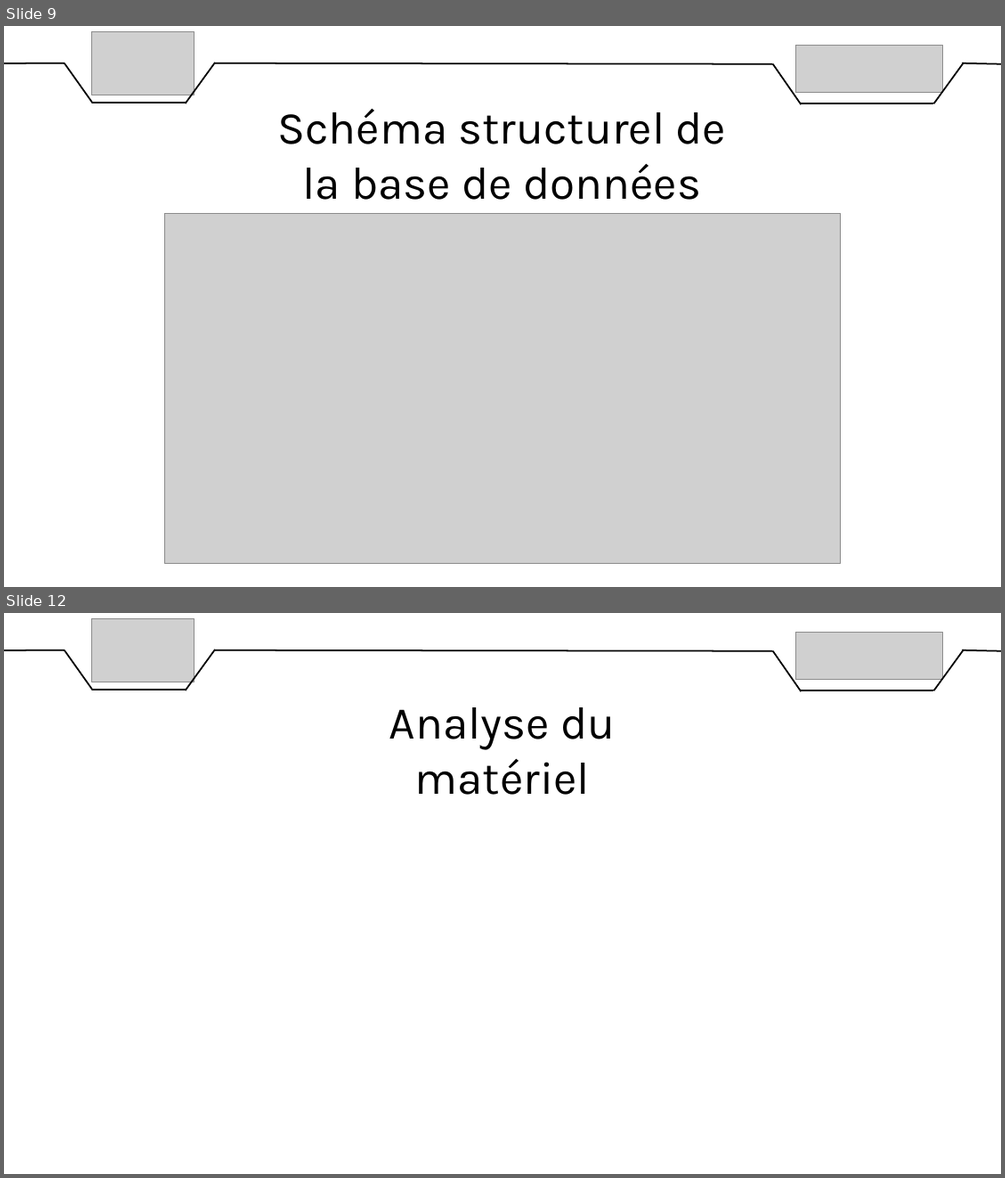
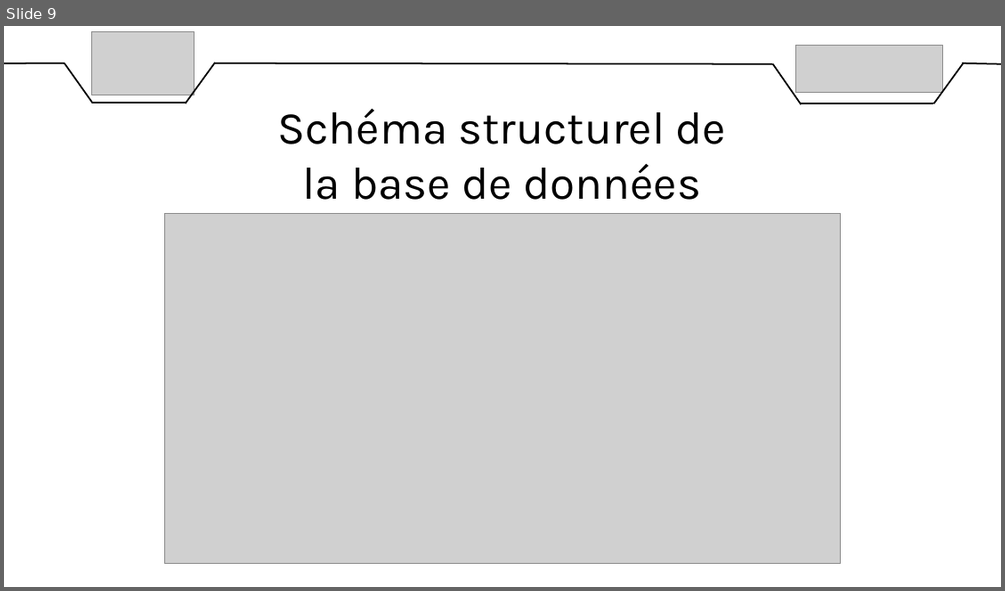
Before and after one commit to DylanChe/SupervisionSerre, a slide deck: oral_projet/revue_2/diaporama_revue_2_willy.pptx. Shown one above the other, each under a label of ours: slides 9 and 12 before the commit, slide 9 after it; the slides between them are not shown. The pictures are 1005x1178 and 1005x591 pixels, drawn with LibreOffice and Linux fonts; fonts in the diff are those of the drawing; grey boxes stand for pictures. Boxes give left, top, right and bottom in pixels: in the first picture for what was removed or moved away, otherwise in the second. Text is boxed around its words. In the diff, an @@ line names an element or a change of style, - is before the commit and + after.

```diff
--- a/oral_projet/revue_2/diaporama_revue_2_willy.pptx
+++ b/oral_projet/revue_2/diaporama_revue_2_willy.pptx
@@ slide 12 removed at [4, 613, 1001, 1174], background #FFFFFF @@
@@ picture removed at [91, 618, 194, 682] @@
@@ picture removed at [796, 633, 943, 679] @@
@@ line removed from (4, 650) to (65, 650) @@
@@ line removed from (65, 650) to (92, 690) @@
@@ line removed from (215, 649) to (185, 690) @@
@@ line removed from (214, 650) to (773, 651) @@
@@ line removed from (773, 651) to (801, 691) @@
@@ line removed from (963, 649) to (933, 690) @@
@@ line removed from (962, 650) to (1001, 651) @@
@@ line removed from (92, 690) to (186, 690) @@
@@ line removed from (801, 690) to (933, 690) @@
@@ text removed at [389, 707, 615, 795] @@
-Analyse du matériel
```
Also in this commit, not shown: 2 slides changed, 3 slides added, 1 other slide removed, 1 other file.
